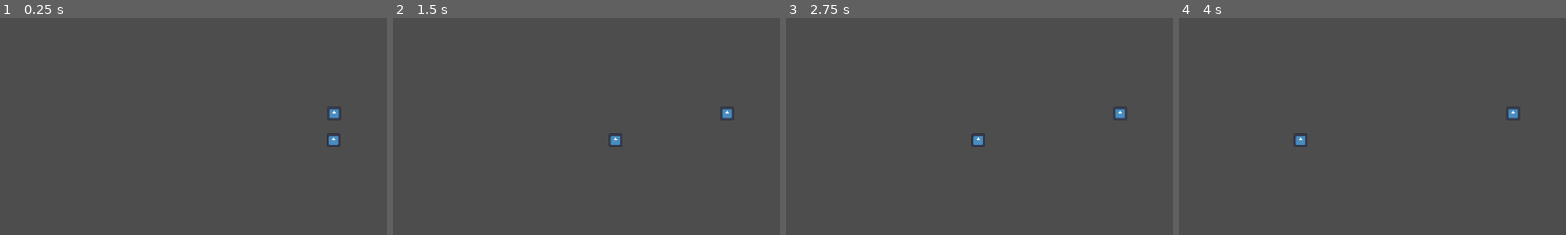
Above: before the commit, frames 1-4 (left to right).
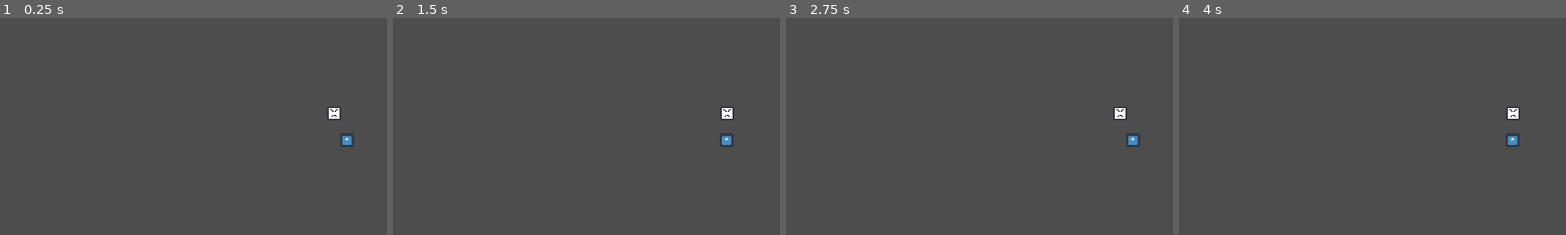
Above: after the commit, the same moments.

Repository: TheRubeThing/LudumDate54
Game: Godot game, scene res://Assets/Levels/game_world.tscn
The game is run twice, just before and just after one commit, with the same random seed, the same clock (stepped at 60 frames per second) and the same inputs. The engine's default icon, where the game draws it, is replaced by a stand-in: a white triangle on a blue panel in a dark square.
Inputs (mouse positions are % of the whole screen's width and height, from its top left):
- Up to frame 1 (0.25 s): no input
- Up to frame 2 (1.5 s): tap Enter at 0.5 s; move the mouse to (72, 45) at 0.52 s; hold Right (ui_right) 0.53-1.28 s; click (72, 45) at 0.67 s; move the mouse to (30, 55) at 1.27 s; hold Left (ui_left) from 1.28 s (still down); click (30, 55) at 1.42 s
- Up to frame 3 (2.75 s): move the mouse to (60, 28) at 2.02 s; release Left (ui_left) at 2.03 s; hold Right (ui_right) from 2.03 s (still down); click (60, 28) at 2.17 s
- Up to frame 4 (4 s): move the mouse to (45, 70) at 2.77 s; click (45, 70) at 2.92 s; tap Space at 3.5 s; move the mouse to (80, 65) at 3.52 s; release Right (ui_right) at 3.53 s; hold Left (ui_left) from 3.53 s (still down); click (80, 65) at 3.67 s
The pictures show only the part of the screen within x 7-57%, y 28-78%; the shares and areas given below are measured in that part.

The runs differ from the first frame. In frame 1, 0.4% of the frame differs, in the area x 84-92%, y 41-60%; in frame 2, 0.4%; in frame 3, 0.4%, in the area x 47-92%, y 41-60%; in frame 4, 0.4%.
Error after the commit: Parse Error: Identifier "mouse" not declared in the current scope. (res://Assets/Levels/game_world.tscn::GDScript_qgi47:12)

Commit message:
Added basic enemy ai

Diff:
--- /dev/null
+++ b/Assets/Enteties/CloseGuyBrain.gd
@@ -0,0 +1,10 @@
+extends BaseBrain
+
+## Take the current position of the owner of the brain and
+## returns a direction in which to move next
+func think(current_local_position) -> Vector2:
+	if _target:
+		var direction = (_target.position - current_local_position).normalized()
+		return direction
+	else:
+		return super.think(current_local_position)
--- /dev/null
+++ b/Assets/Enteties/enemy.tscn
@@ -0,0 +1,19 @@
+[gd_scene load_steps=5 format=3 uid="uid://ca5umakj6jbdd"]
+
+[ext_resource type="Script" path="res://Assets/Scripts/enemy.gd" id="1_43sha"]
+[ext_resource type="Texture2D" uid="uid://bfkxxulymwrw3" path="res://temp_sprites/Enemy.png" id="1_a7blt"]
+[ext_resource type="Script" path="res://Assets/Enteties/CloseGuyBrain.gd" id="3_vj3i5"]
+
+[sub_resource type="RectangleShape2D" id="RectangleShape2D_3dene"]
+
+[node name="Enemy" type="CharacterBody2D" groups=["ENEMIES"]]
+script = ExtResource("1_43sha")
+
+[node name="CollisionShape2D" type="CollisionShape2D" parent="."]
+shape = SubResource("RectangleShape2D_3dene")
+
+[node name="Sprite2D" type="Sprite2D" parent="."]
+texture = ExtResource("1_a7blt")
+
+[node name="Brain" type="Node" parent="." groups=["ENEMIES"]]
+script = ExtResource("3_vj3i5")
--- /dev/null
+++ b/Assets/Levels/Playgrounds/enemy_test.tscn
@@ -0,0 +1,15 @@
+[gd_scene load_steps=4 format=3 uid="uid://dslioq228hkpj"]
+
+[ext_resource type="PackedScene" uid="uid://ca5umakj6jbdd" path="res://Assets/Enteties/enemy.tscn" id="1_bg7ps"]
+[ext_resource type="Texture2D" uid="uid://cow6yghmik1cp" path="res://icon.svg" id="2_4bl6m"]
+[ext_resource type="Script" path="res://Assets/Scripts/EnemyTarget.gd" id="2_hkfvb"]
+
+[node name="enemy_test" type="Node2D"]
+
+[node name="Enemy" parent="." instance=ExtResource("1_bg7ps")]
+
+[node name="Target" type="Sprite2D" parent="."]
+position = Vector2(241, 145)
+scale = Vector2(0.13, 0.13)
+texture = ExtResource("2_4bl6m")
+script = ExtResource("2_hkfvb")
--- a/Assets/Levels/game_world.tscn
+++ b/Assets/Levels/game_world.tscn
@@ -1,8 +1,24 @@
-[gd_scene load_steps=5 format=3 uid="uid://bip1sdin0iscv"]
+[gd_scene load_steps=7 format=3 uid="uid://bip1sdin0iscv"]
 
 [ext_resource type="Script" path="res://Player.gd" id="1_p3pah"]
 [ext_resource type="Texture2D" uid="uid://cow6yghmik1cp" path="res://icon.svg" id="2_lgpel"]
-[ext_resource type="Script" path="res://Assets/Levels/Camera2D.gd" id="3_ob0vi"]
+[ext_resource type="Script" path="res://Assets/Scripts/Camera2D.gd" id="4_f5tr5"]
+[ext_resource type="PackedScene" uid="uid://ca5umakj6jbdd" path="res://Assets/Enteties/enemy.tscn" id="5_li7rt"]
+
+[sub_resource type="GDScript" id="GDScript_qgi47"]
+script/source = "extends Sprite2D
+
+var target: Vector2
+
+# Called when the node enters the scene tree for the first time.
+func _ready():
+	pass
+
+
+# Called every frame. 'delta' is the elapsed time since the previous frame.
+func _process(delta):
+	target = mouse.position
+"
 
 [sub_resource type="RectangleShape2D" id="RectangleShape2D_jhmhf"]
 
@@ -12,6 +28,7 @@
 position = Vector2(-0.835, 40)
 scale = Vector2(0.155, 0.155)
 texture = ExtResource("2_lgpel")
+script = SubResource("GDScript_qgi47")
 
 [node name="Player" type="CharacterBody2D" parent="."]
 script = ExtResource("1_p3pah")
@@ -24,5 +41,7 @@
 texture = ExtResource("2_lgpel")
 
 [node name="Camera2D" type="Camera2D" parent="." node_paths=PackedStringArray("target")]
-script = ExtResource("3_ob0vi")
+script = ExtResource("4_f5tr5")
 target = NodePath("../Player")
+
+[node name="Enemy" parent="." instance=ExtResource("5_li7rt")]
--- /dev/null
+++ b/Assets/Scripts/BaseBrain.gd
@@ -0,0 +1,18 @@
+class_name BaseBrain
+
+extends Node
+
+var _target: Node2D
+
+## Take the current position of the owner of the brain and
+## returns a direction in which to move next
+func think(current_local_position) -> Vector2:
+	return Vector2(0, 0)
+
+## Adds a target to the brain
+func add_target(target: Node2D):
+	_target = target
+
+## Removes a target from the brain
+func remove_target():
+	_target = null
--- /dev/null
+++ b/Assets/Scripts/EnemyTarget.gd
@@ -0,0 +1,21 @@
+extends Sprite2D
+
+var follow: bool = false
+
+# Called when the node enters the scene tree for the first time.
+func _ready():
+	pass
+
+
+# Called every frame. 'delta' is the elapsed time since the previous frame.
+func _process(delta):
+	position = get_viewport().get_mouse_position()
+
+func _input(event):
+	if event is InputEventMouseButton:
+		if not follow:
+			follow = true
+			get_tree().call_group("ENEMIES", "add_target", self)
+		else:
+			follow = false
+			get_tree().call_group("ENEMIES", "remove_target")
--- /dev/null
+++ b/Assets/Scripts/enemy.gd
@@ -0,0 +1,15 @@
+extends CharacterBody2D
+
+@export var movement_speed: float = 100
+
+var brain: BaseBrain
+
+# Called when the node enters the scene tree for the first time.
+func _ready():
+	brain = get_node("Brain")
+
+
+# Called every frame. 'delta' is the elapsed time since the previous frame.
+func _physics_process(delta):
+	velocity = brain.think(position) * movement_speed
+	move_and_slide()
--- a/Player.gd
+++ b/Player.gd
@@ -2,7 +2,6 @@
 
 
 const SPEED = 300.0
-const JUMP_VELOCITY = -400.0
 
 
 func _physics_process(delta):
Renamed: Assets/Levels/Camera2D.gd -> Assets/Scripts/Camera2D.gd
Binary file added: temp_sprites/Enemy.aseprite
Binary file added: temp_sprites/Enemy.png
Not shown, added: temp_sprites/Enemy.png.import
